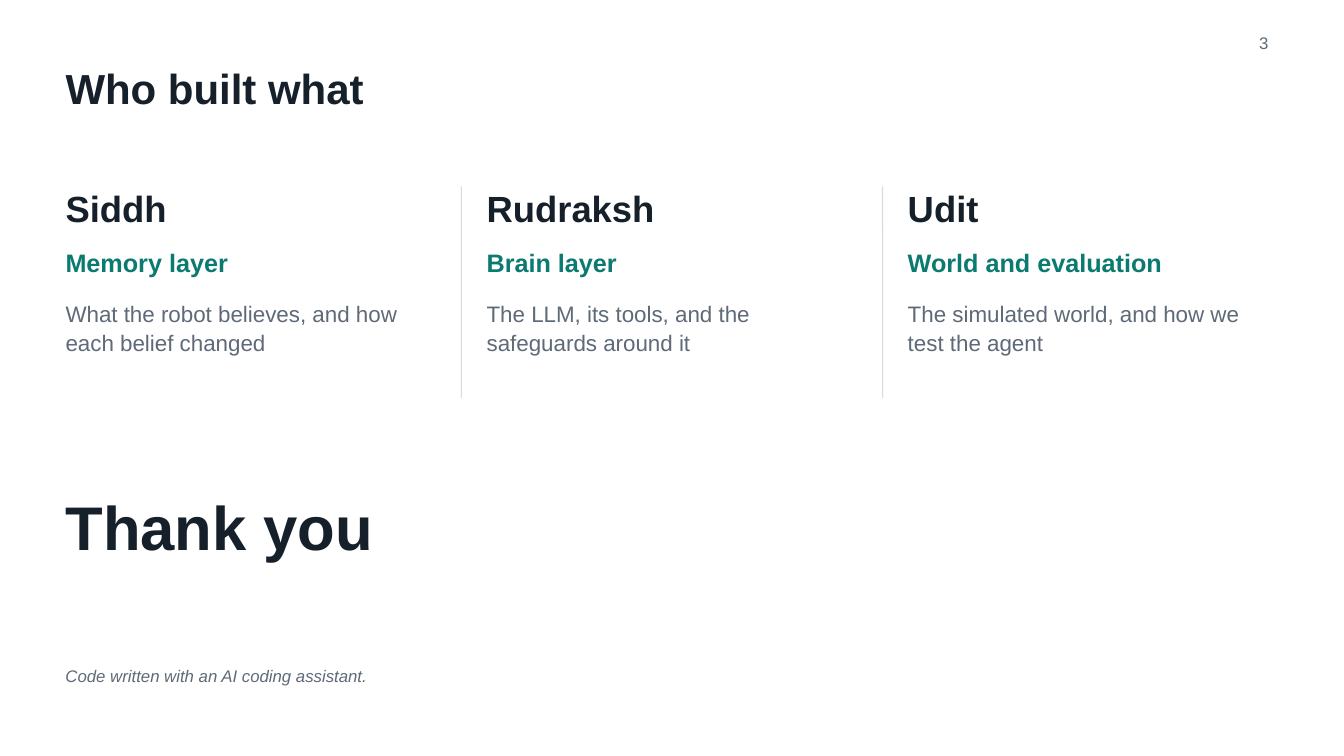
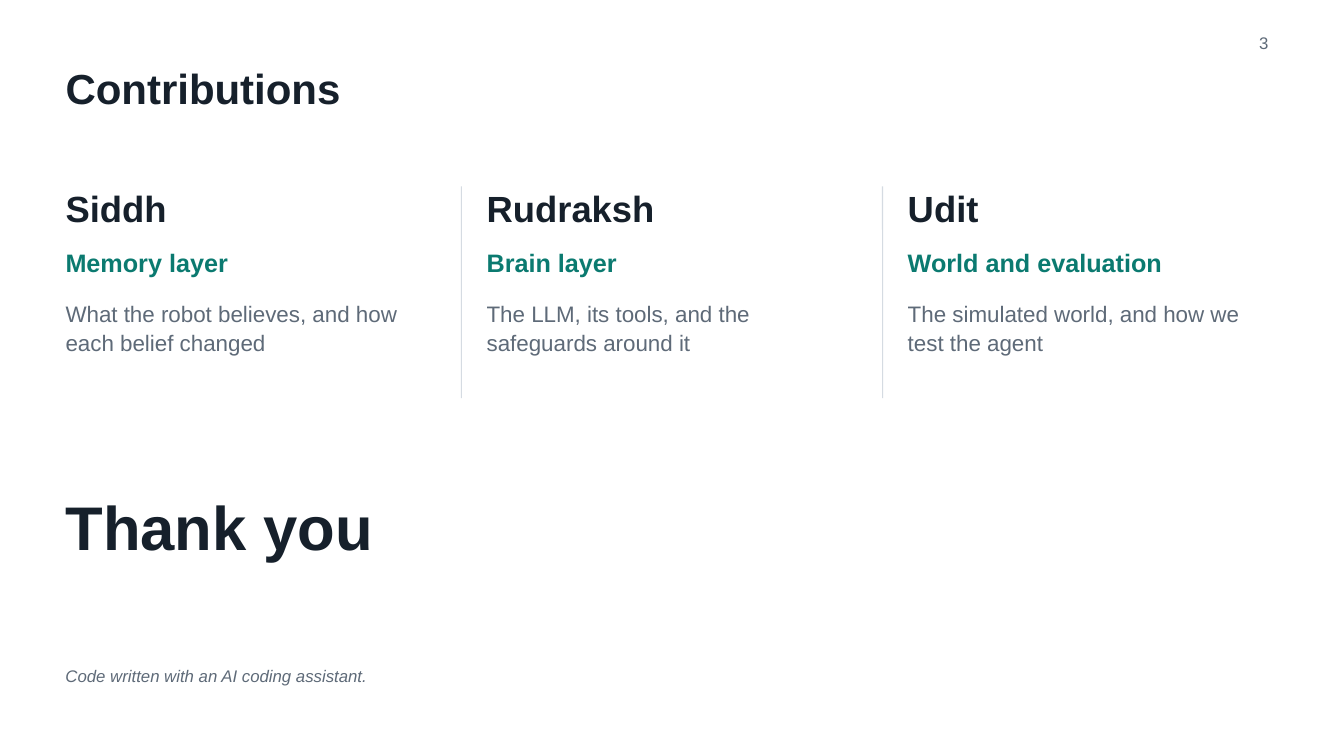
Before and after one commit to Sid-1806/I_Agent_AI_Project, a slide deck: slide 3 of I_Agent_FlashTalk.pptx. Drawn at 1344x756 pixels with LibreOffice and Linux fonts; fonts in the diff are those of the drawing. Boxes give left, top, right and bottom in pixels: in the first picture for what was removed or moved away, otherwise in the second. Text is boxed around its words. In the diff, an @@ line names an element or a change of style, - is before the commit and + after.

Commit message:
Deck: simple topic titles

```diff
--- a/I_Agent_FlashTalk.pptx
+++ b/I_Agent_FlashTalk.pptx
@@ title at (66,73,341,105): text changed @@
-Who built what
+Contributions
```
Also in this commit, not shown: 2 other slides changed.
